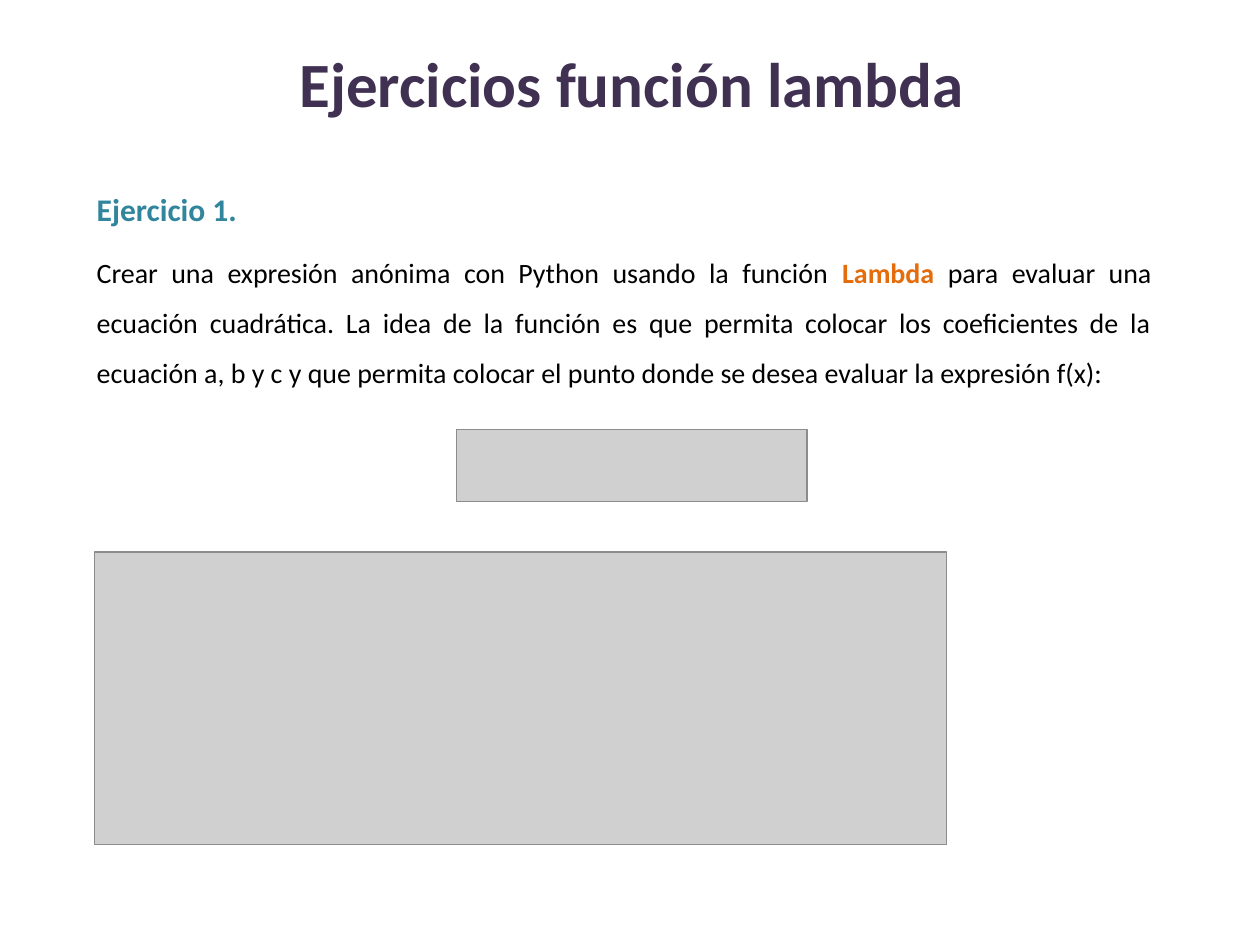
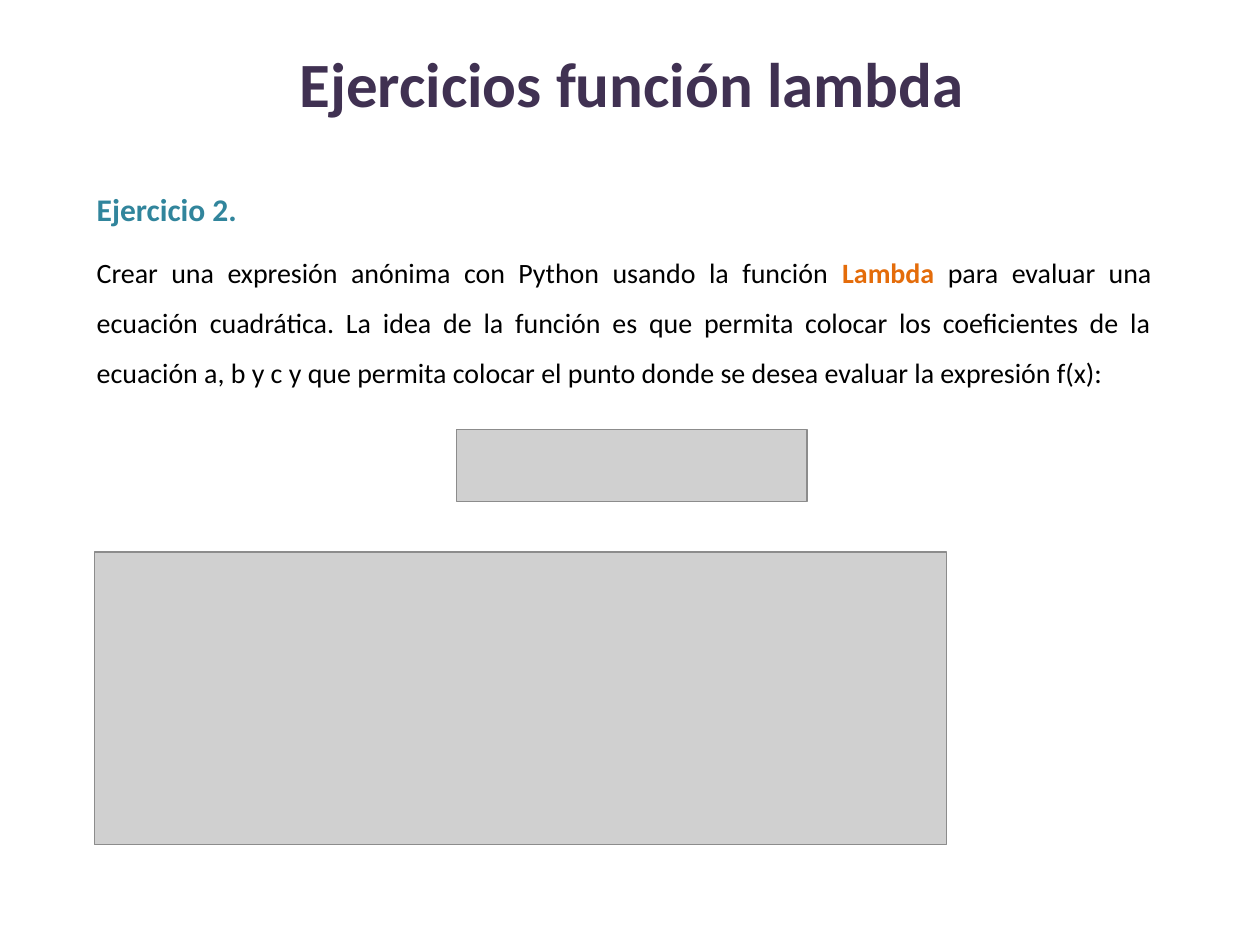
Before and after one commit to lizetheP/Analitica, a slide deck: slide 7 of CalendarioAgo2023/presentaciones/11_FuncionesLambda.pptx. Drawn at 1260x945 pixels with LibreOffice and Linux fonts; fonts in the diff are those of the drawing; grey boxes stand for pictures. Boxes give left, top, right and bottom in pixels: in the first picture for what was removed or moved away, otherwise in the second. Text is boxed around its words. In the diff, an @@ line names an element or a change of style, - is before the commit and + after.

```diff
--- a/CalendarioAgo2023/presentaciones/11_FuncionesLambda.pptx
+++ b/CalendarioAgo2023/presentaciones/11_FuncionesLambda.pptx
@@ text at <box>97,199,236,227</box>: text changed @@
-Ejercicio 1.
+Ejercicio 2.
```
Also in this commit, not shown: 1 other slide changed.
